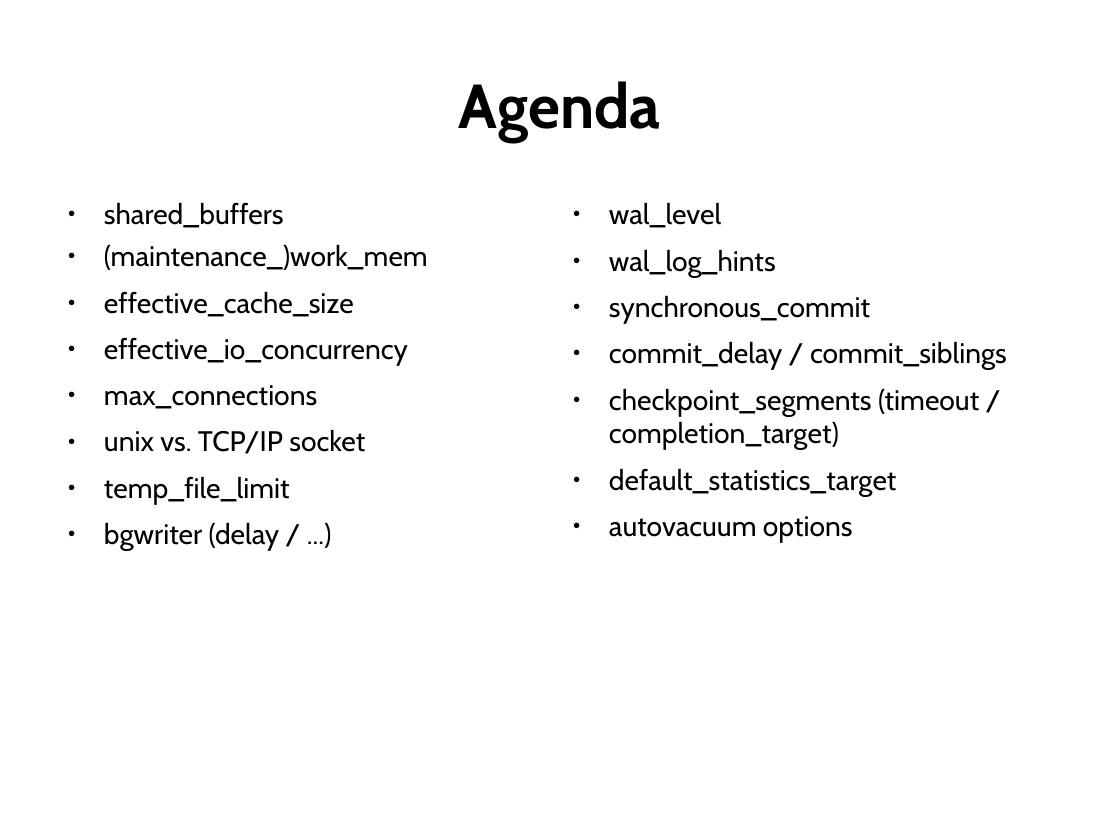
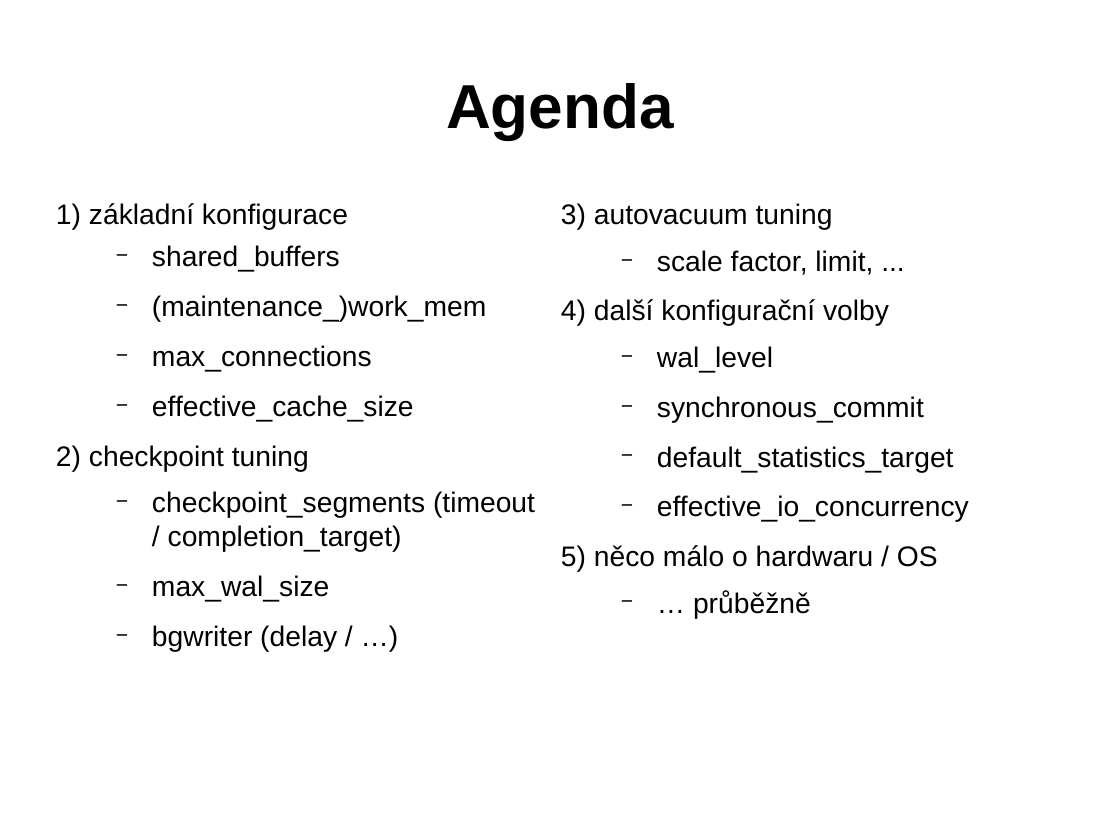
Before and after one commit to tvondra/perf_tuning_training, a slide deck: slide 2 of perf-tuning-training.odp. Drawn at 1120x840 pixels with LibreOffice and Linux fonts; fonts in the diff are those of the drawing. Boxes give left, top, right and bottom in pixels: in the first picture for what was removed or moved away, otherwise in the second. Text is boxed around its words. In the diff, an @@ line names an element or a change of style, - is before the commit and + after.

```diff
--- a/perf-tuning-training.odp
+++ b/perf-tuning-training.odp
@@ title "Agenda" at [446, 83, 674, 139]: font Cabin to Arial @@
@@ text at [56, 203, 348, 230]: paragraph added @@
+1) základní konfigurace
@@ text at [561, 203, 873, 275]: paragraphs added @@
+3) autovacuum tuning
+  − scale factor, limit, ...
+4) další konfigurační volby
@@ text at [152, 245, 486, 422]: font Cabin to Arial in "shared_buffers", "(maintenance_)work_mem", "effective_cache_size"; bullet ● to −; list level 1 to 2 in "shared_buffers"; list level 1 to 2 in "(maintenance_)work_mem"; list level 1 to 2 in "effective_cache_size" @@
@@ text at [609, 249, 776, 277]: paragraph removed @@
-● wal_log_hints
@@ text at [152, 345, 372, 372]: paragraph added @@
+  − max_connections
@@ text at [609, 341, 1007, 450]: paragraphs removed @@
-● commit_delay / commit_siblings
-● checkpoint_segments (timeout / completion_target)
@@ text at [657, 346, 954, 472]: font Cabin to Arial in "wal_level", "synchronous_commit", "default_statistics_target"; bullet ● to −; list level 1 to 2 in "wal_level"; list level 1 to 2 in "synchronous_commit"; list level 1 to 2 in "default_statistics_target" @@
@@ text at [56, 445, 535, 652]: text changed; font Cabin to Arial @@
-● effective_io_concurrency
-● max_connections
-● unix vs. TCP/IP socket
-● temp_file_limit
-● bgwriter (delay / ...)
+2) checkpoint tuning
+  − checkpoint_segments (timeout / completion_target)
+  − max_wal_size
+  − bgwriter (delay / …)
@@ text at [561, 495, 969, 619]: text changed; font Cabin to Arial @@
-● autovacuum options
+  − effective_io_concurrency
+5) něco málo o hardwaru / OS
+  − … průběžně
```
Also in this commit, not shown: 45 other slides changed, 11 slides added, 15 slides removed.
